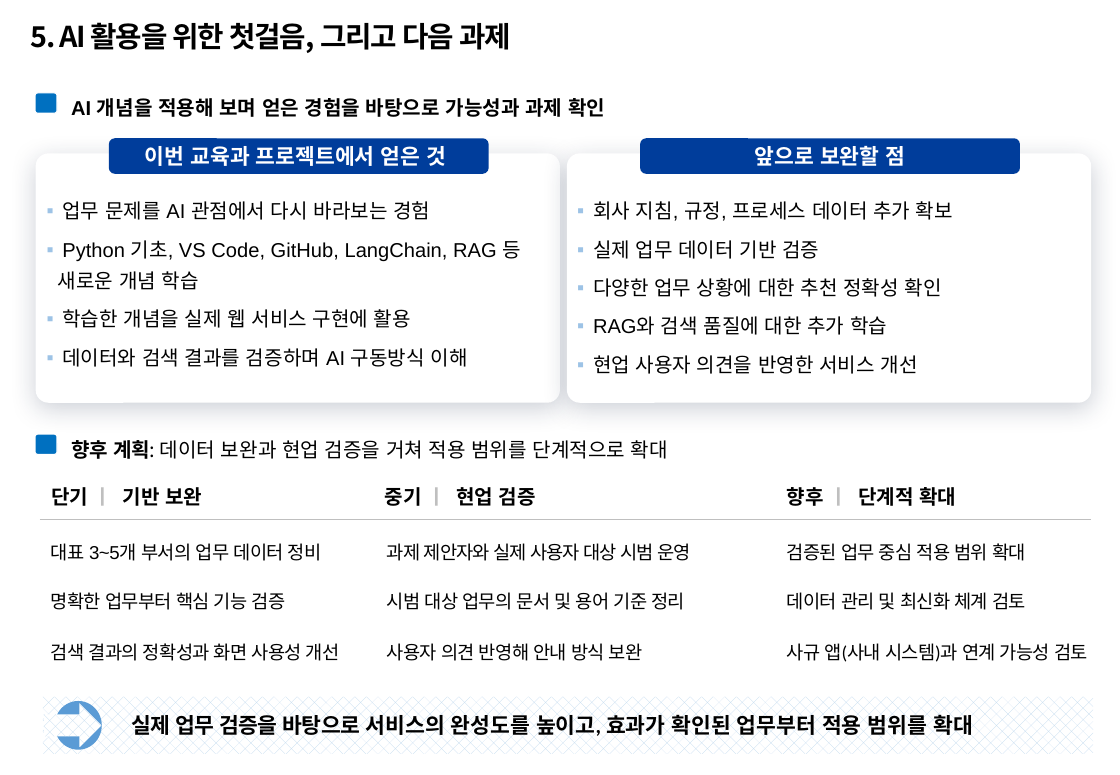
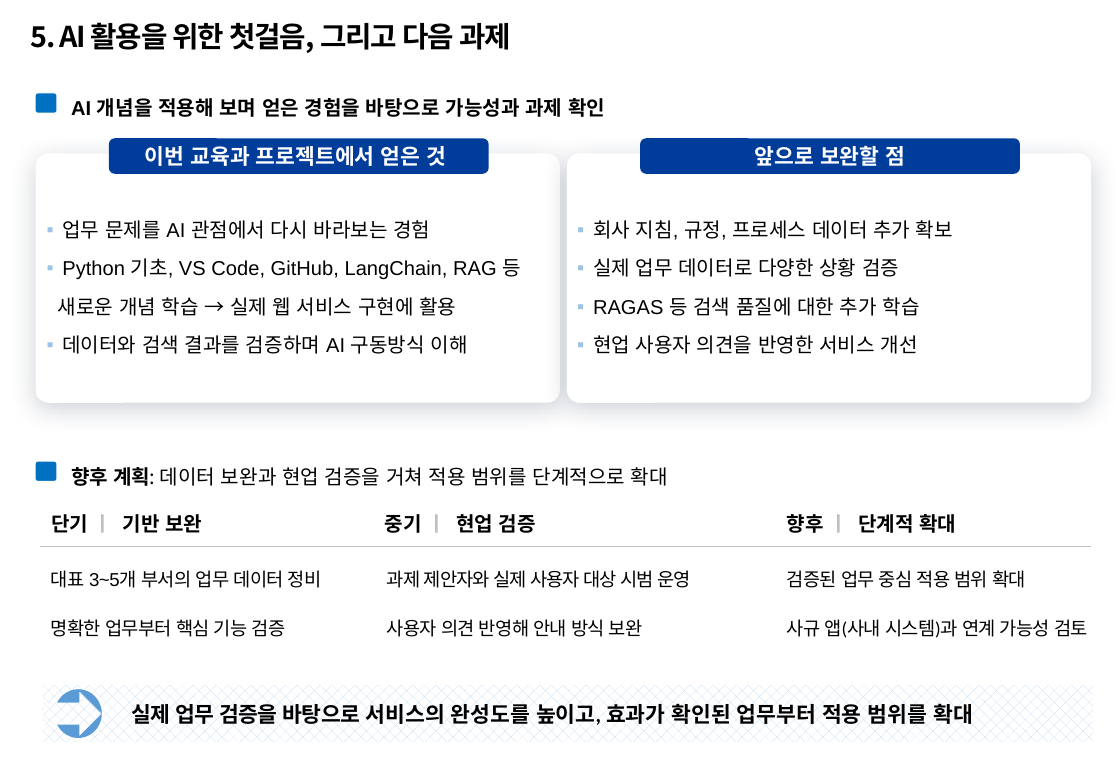
Before and after one commit to temmi81-hue/department-rag-eval, a slide deck: slide 6 of presentation/submission/260916_AI활용_업무지침네비게이터_4차 수정.pptx. Drawn at 1120x775 pixels with LibreOffice and Linux fonts; fonts in the diff are those of the drawing; background and template pictures are left out. Boxes give left, top, right and bottom in pixels: in the first picture for what was removed or moved away, otherwise in the second. Text is boxed around its words. In the diff, an @@ line names an element or a change of style, - is before the commit and + after.

```diff
--- a/presentation/submission/260916_AI활용_업무지침네비게이터_4차 수정.pptx
+++ b/presentation/submission/260916_AI활용_업무지침네비게이터_4차 수정.pptx
@@ text "업무 문제를 AI 관점에서 다시 ...": place and size @@
-text "업무 문제를 AI 관점에서 다시 ..." at [58, 201, 521, 367]
+text "업무 문제를 AI 관점에서 다시 ..." at [58, 220, 521, 354]
@@ text "회사 지침, 규정, 프로세스 데이터 ...": place and size @@
-text "회사 지침, 규정, 프로세스 데이터 ..." at [593, 201, 953, 374]
+text "회사 지침, 규정, 프로세스 데이터 ..." at [593, 220, 953, 354]
@@ text at [62, 258, 521, 279]: more space between paragraphs @@
@@ text at [593, 258, 920, 316]: text changed @@
-▪ 실제 업무 데이터 기반 검증
-▪ 다양한 업무 상황에 대한 추천 정확성 확인
-▪ RAG와 검색 품질에 대한 추가 학습
+▪ 실제 업무 데이터로 다양한 상황 검증
+▪ RAGAS 등 검색 품질에 대한 추가 학습
@@ text at [58, 297, 456, 316]: text changed @@
-새로운 개념 학습
-▪ 학습한 개념을 실제 웹 서비스 구현에 활용
+새로운 개념 학습 → 실제 웹 서비스 구현에 활용
@@ 10 texts, 1 rounded rectangle: place and size @@
-10 texts, 1 rounded rectangle at [35, 434, 1026, 610]
+10 texts, 1 rounded rectangle at [35, 461, 1026, 637]
@@ line moved from (40, 519) - (1092, 519) to (40, 547) - (1092, 547) @@
@@ text "과제 제안자와 실제 사용자 대상 ...": place and size @@
-text "과제 제안자와 실제 사용자 대상 ..." at [387, 543, 690, 561]
+text "과제 제안자와 실제 사용자 대상 ..." at [387, 570, 690, 588]
@@ text removed at [387, 592, 685, 610] @@
-시범 대상 업무의 문서 및 용어 기준 정리
@@ text removed at [787, 592, 1026, 610] @@
-데이터 관리 및 최신화 체계 검토
@@ text "사용자 의견 반영해 안내 방식 ...": place and size @@
-text "사용자 의견 반영해 안내 방식 ..." at [387, 643, 643, 661]
+text "사용자 의견 반영해 안내 방식 ..." at [387, 619, 643, 637]
@@ text "사규 앱(사내 시스템)과 연계 가능성 ...": place and size @@
-text "사규 앱(사내 시스템)과 연계 가능성 ..." at [787, 643, 1088, 662]
+text "사규 앱(사내 시스템)과 연계 가능성 ..." at [787, 619, 1088, 638]
@@ text removed at [51, 643, 340, 661] @@
-검색 결과의 정확성과 화면 사용성 개선
@@ 1 text, 1 ellipse, 1 right arrow: place and size @@
-1 text, 1 ellipse, 1 right arrow at [43, 701, 973, 750]
+1 text, 1 ellipse, 1 right arrow at [43, 690, 973, 738]
```
Also in this commit, not shown: 3 other slides changed, 2 other files.
